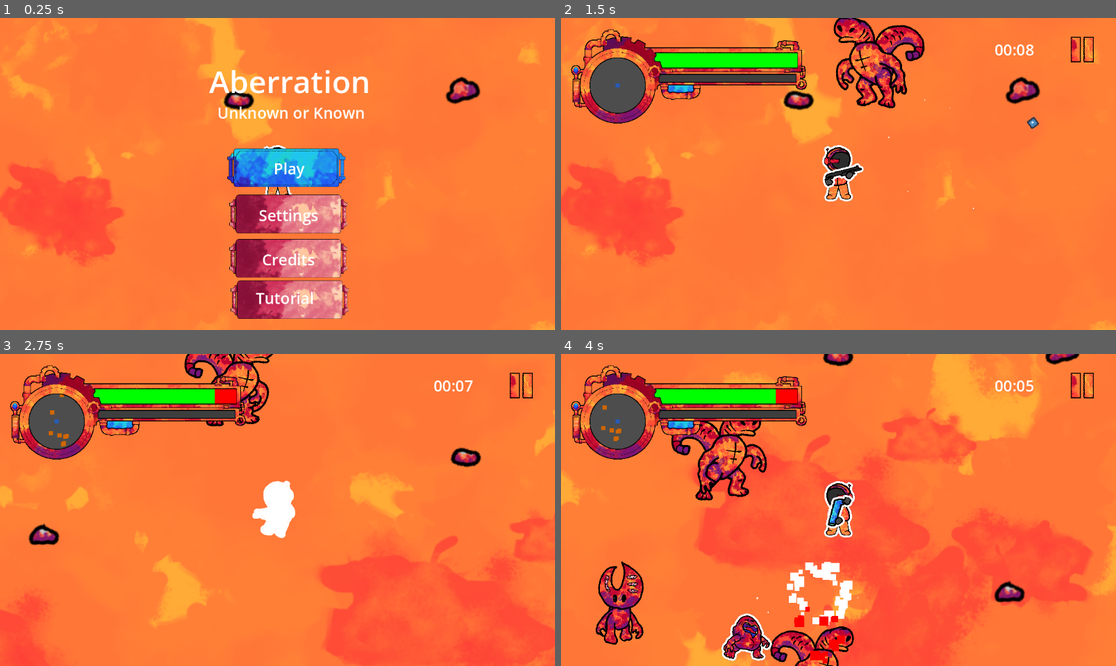
Above: before the commit, frames 1-4 (two rows, left to right).
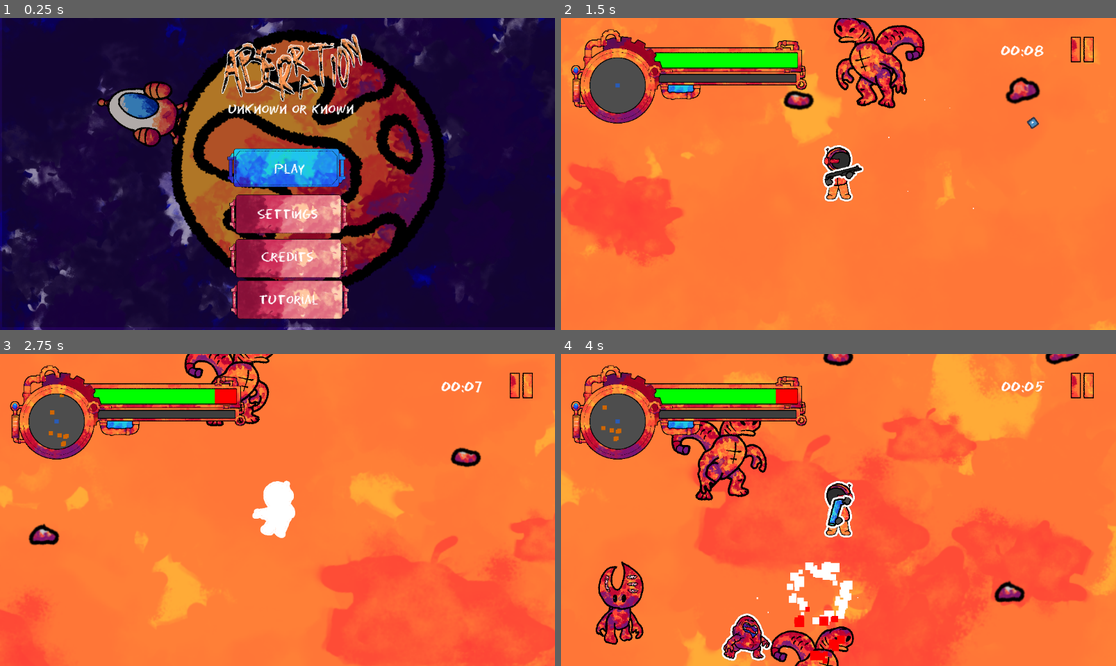
Above: after the commit, the same moments.

Repository: Dzadafa/Gamejam
Game: Godot game, scene res://scenes/world.tscn
The game is run twice, just before and just after one commit, with the same random seed, the same clock (stepped at 60 frames per second) and the same inputs. The engine's default icon, where the game draws it, is replaced by a stand-in: a white triangle on a blue panel in a dark square.
Inputs (mouse positions are in pixels of both pictures, inside the frame that each line leads up to):
- Up to frame 1 (0.25 s): no input
- Up to frame 2 (1.5 s): click (849, 167) at 0.5 s; move the mouse to (960, 158) at 1.27 s; press the mouse at (960, 158) at 1.28 s; hold Right (ui_right) from 1.28 s (still down)
- Up to frame 3 (2.75 s): move the mouse to (166, 525) at 2.02 s; release Right (ui_right) at 2.03 s; release the mouse at (166, 525) at 2.03 s; hold Down (ui_down) from 2.03 s (still down); right-click (166, 525) at 2.1 s; click (166, 525) at 2.3 s
- Up to frame 4 (4 s): move the mouse to (894, 441) at 2.77 s; release Down (ui_down) at 2.78 s; press the mouse at (894, 441) at 2.78 s; hold Right (ui_right) 2.78-3.53 s; move the mouse to (810, 572) at 3.52 s; release the mouse at (810, 572) at 3.53 s; hold Up (ui_up) from 3.53 s (still down); tap Q (switch_weapon) at 3.6 s; click (810, 572) at 3.8 s

The runs differ from the first frame. In frame 1, 91% of the frame differs, in the area x 0-100%, y 0-100%; in frame 2, 0.2%; in frame 3, 0.2%; in frame 4, 0.2%.

Commit message:
type shi:

Diff:
--- a/scenes/enemy.tscn
+++ b/scenes/enemy.tscn
@@ -8,6 +8,7 @@
 [ext_resource type="Texture2D" uid="uid://dmp8rrohgr55t" path="res://assets/gullible/left_arm.png" id="5_ipns3"]
 [ext_resource type="Texture2D" uid="uid://bvda1855tw327" path="res://assets/gullible/body.png" id="6_8qclf"]
 [ext_resource type="Texture2D" uid="uid://x8ork2h2gteg" path="res://assets/gullible/right_arm.png" id="7_w8i8w"]
+[ext_resource type="AudioStream" uid="uid://b3runha7hbwuu" path="res://assets/audio/sfx/monster_sound.mp3" id="9_ipns3"]
 
 [sub_resource type="ShaderMaterial" id="ShaderMaterial_ipns3"]
 shader = ExtResource("3_md484")
@@ -291,6 +292,21 @@
 "update": 0,
 "values": [0.04820977, -0.16320605999999999, -1.2822403]
 }
+tracks/10/type = "audio"
+tracks/10/imported = false
+tracks/10/enabled = true
+tracks/10/path = NodePath("AudioStreamEnemy")
+tracks/10/interp = 1
+tracks/10/loop_wrap = true
+tracks/10/keys = {
+"clips": [{
+"end_offset": 24.6,
+"start_offset": 4.6,
+"stream": ExtResource("9_ipns3")
+}],
+"times": PackedFloat32Array(0)
+}
+tracks/10/use_blend = true
 
 [sub_resource type="Shader" id="Shader_ur7pv"]
 code = "shader_type canvas_item;
@@ -827,30 +843,35 @@
 material = SubResource("ShaderMaterial_ipns3")
 
 [node name="LeftArm" type="Sprite2D" parent="Body/Node2D/CanvasGroup" unique_id=1432847223]
-position = Vector2(-48.853745, 0)
+position = Vector2(-48.7567, 3.0777667)
+rotation = -0.32375157
 scale = Vector2(0.12526602, 0.12526602)
 texture = ExtResource("5_ipns3")
 offset = Vector2(477.74884, 0.55874723)
 
 [node name="LeftFoot" type="Sprite2D" parent="Body/Node2D/CanvasGroup" unique_id=22295791]
-position = Vector2(-36.327145, 37.579803)
-scale = Vector2(0.12526602, 0.12526602)
+position = Vector2(-34.06878, 36.921516)
+rotation = 0.29582188
+scale = Vector2(0.12526603, 0.12526603)
 texture = ExtResource("3_nenq2")
 offset = Vector2(352.1725, -376.17026)
 
 [node name="RightFoot" type="Sprite2D" parent="Body/Node2D/CanvasGroup" unique_id=434789095]
-position = Vector2(28.811184, 41.337784)
+position = Vector2(31.176905, 36.568344)
+rotation = -0.22624741
 scale = Vector2(0.12526602, 0.12526602)
 texture = ExtResource("4_md484")
 offset = Vector2(-313.38208, -388.7279)
 
 [node name="Body" type="Sprite2D" parent="Body/Node2D/CanvasGroup" unique_id=1896565775]
+rotation = -0.06304136
 scale = Vector2(0.12526602, 0.12526602)
 texture = ExtResource("6_8qclf")
 offset = Vector2(-11.998886, -24.556526)
 
 [node name="RightArm" type="Sprite2D" parent="Body/Node2D/CanvasGroup" unique_id=794119485]
-position = Vector2(42.590446, -2.5053203)
+position = Vector2(42.348007, -5.183525)
+rotation = 0.7465916
 scale = Vector2(0.1252658, 0.1252658)
 texture = ExtResource("7_w8i8w")
 offset = Vector2(-438.95844, 25.674013)
--- a/scenes/gun.tscn
+++ b/scenes/gun.tscn
@@ -5,6 +5,7 @@
 [ext_resource type="Texture2D" uid="uid://di0wvuiya4yn1" path="res://assets/player/glove_left.png" id="4_6b133"]
 [ext_resource type="Texture2D" uid="uid://cu24b5ko0cqtt" path="res://assets/player/gun.png" id="4_qd4js"]
 [ext_resource type="Texture2D" uid="uid://m8gs4oiag6jt" path="res://assets/player/glove_right.png" id="5_haq8l"]
+[ext_resource type="AudioStream" uid="uid://orow5axlmdfk" path="res://assets/audio/sfx/laser_hit.mp3" id="6_haq8l"]
 
 [sub_resource type="ShaderMaterial" id="ShaderMaterial_haq8l"]
 shader = ExtResource("2_6b133")
@@ -177,4 +178,7 @@
 scale_amount_max = 20.0
 scale_amount_curve = SubResource("Curve_6b133")
 
+[node name="ShootSound" type="AudioStreamPlayer2D" parent="." unique_id=461954191]
+stream = ExtResource("6_haq8l")
+
 [connection signal="timeout" from="ReloadTimer" to="." method="_on_timer_timeout"]
--- a/scenes/main_menu_background.tscn
+++ b/scenes/main_menu_background.tscn
@@ -6,6 +6,21 @@
 [ext_resource type="Texture2D" uid="uid://84xikyg34kdo" path="res://assets/cutscenes/pod/body.png" id="4_huch7"]
 [ext_resource type="Texture2D" uid="uid://dl3n61iw5c0w4" path="res://assets/cutscenes/pod/left_shi.png" id="5_sij4v"]
 [ext_resource type="Texture2D" uid="uid://bjsup8w7ffy4j" path="res://assets/cutscenes/pod/right_shi.png" id="6_1rgf1"]
+
+[sub_resource type="GDScript" id="GDScript_os371"]
+resource_name = "animate"
+script/source = "extends Node2D
+
+
+# Called when the node enters the scene tree for the first time.
+func _ready() -> void:
+	$AnimationPlayer.play(\"iddle\")
+
+
+# Called every frame. 'delta' is the elapsed time since the previous frame.
+func _process(delta: float) -> void:
+	pass
+"
 
 [sub_resource type="Animation" id="Animation_0omyj"]
 length = 0.001
@@ -70,6 +85,7 @@
 }
 
 [node name="MainMenuBackground" type="Node2D" unique_id=2136661801]
+script = SubResource("GDScript_os371")
 
 [node name="UnknwonSpace" type="Sprite2D" parent="." unique_id=765833355]
 position = Vector2(585.00006, 334)
--- a/scenes/world.tscn
+++ b/scenes/world.tscn
@@ -5,17 +5,24 @@
 [ext_resource type="PackedScene" uid="uid://plsva74qyasj" path="res://scenes/player.tscn" id="1_f3sb7"]
 [ext_resource type="PackedScene" uid="uid://pp3klnapetqe" path="res://scenes/enemy_spawn.tscn" id="3_4wyf3"]
 [ext_resource type="Texture2D" uid="uid://c6l52qaif1eun" path="res://assets/cutscenes/bg/bg_fixfix.png" id="4_k0juu"]
-[ext_resource type="Script" uid="uid://b5jj6sw7xxf0m" path="res://scripts/canvas_ui_player.gd" id="6_qfnet"]
+[ext_resource type="Script" path="res://scripts/canvas_ui_player.gd" id="6_qfnet"]
 [ext_resource type="Shader" path="res://shaders/sprite_outline.gdshader" id="7_4mrxx"]
 [ext_resource type="Texture2D" uid="uid://x21653afs3f6" path="res://assets/UI/Pause_Button.png" id="7_7r4gi"]
 [ext_resource type="Texture2D" uid="uid://drl0krskisoov" path="res://assets/UI/Frame 1.png" id="9_7r4gi"]
 [ext_resource type="Texture2D" uid="uid://bf1mn5m0dtaru" path="res://assets/UI/Frame.png" id="10_e3hyu"]
-[ext_resource type="Script" uid="uid://dgqp4kma6ylc5" path="res://scripts/canvas_menu_pause.gd" id="10_jhx03"]
+[ext_resource type="Script" path="res://scripts/canvas_menu_pause.gd" id="10_jhx03"]
+[ext_resource type="FontFile" uid="uid://kj78a1a10xqv" path="res://assets/fonts/erasdust.ttf" id="10_oo54l"]
 [ext_resource type="Texture2D" uid="uid://dnaw15l4x17vo" path="res://assets/UI/Button_02.png" id="11_q5onr"]
 [ext_resource type="Texture2D" uid="uid://cu58km7lkaqbx" path="res://assets/UI/Switch_Off.png" id="13_o8fc1"]
 [ext_resource type="Texture2D" uid="uid://dbengqd6e8il2" path="res://assets/UI/Button_01.png" id="14_o8fc1"]
-[ext_resource type="Script" uid="uid://cc1nvupcuk2d1" path="res://scripts/canvas_menu_main.gd" id="14_xo05s"]
-[ext_resource type="Script" uid="uid://4xi0q5n0nh0r" path="res://scripts/canvas_restart_game.gd" id="16_dss4m"]
+[ext_resource type="Script" path="res://scripts/canvas_menu_main.gd" id="14_xo05s"]
+[ext_resource type="PackedScene" uid="uid://ct1cds5d54rwj" path="res://scenes/main_menu_background.tscn" id="15_pm21f"]
+[ext_resource type="FontFile" uid="uid://bu2v3e40iaqb2" path="res://assets/fonts/Eraser.ttf" id="16_7iits"]
+[ext_resource type="Script" path="res://scripts/canvas_restart_game.gd" id="16_dss4m"]
+[ext_resource type="AudioStream" uid="uid://r41vowvx3me3" path="res://assets/audio/bgm/old_city_theme_by_remaxim.ogg" id="17_7t5mc"]
+[ext_resource type="AudioStream" uid="uid://ddbual243kolw" path="res://assets/audio/bgm/delon_boomkin-tense-music-from-game-show-460826.mp3" id="18_lakw3"]
+[ext_resource type="Texture2D" uid="uid://dpos23jrgmkrm" path="res://assets/UI/title.png" id="18_oo54l"]
+[ext_resource type="LabelSettings" uid="uid://dtqrl5s5s88xp" path="res://fonts/subtitle.tres" id="21_kpybi"]
 
 [sub_resource type="Gradient" id="Gradient_4mrxx"]
 offsets = PackedFloat32Array(0.014851485, 1)
@@ -29,19 +36,43 @@
 shader_parameter/outline_color = Color(0, 0, 0, 1)
 shader_parameter/width = 5.0000002375
 
+[sub_resource type="LabelSettings" id="LabelSettings_xgqkh"]
+font = ExtResource("10_oo54l")
+font_size = 35
+
 [sub_resource type="ShaderMaterial" id="ShaderMaterial_7r4gi"]
 shader = ExtResource("7_4mrxx")
 shader_parameter/outline_color = Color(0, 0, 0, 1)
 shader_parameter/width = 5.0000002375
 
 [sub_resource type="LabelSettings" id="LabelSettings_jhx03"]
+font = ExtResource("16_7iits")
 font_size = 40
 
 [sub_resource type="LabelSettings" id="LabelSettings_o8fc1"]
+font = ExtResource("10_oo54l")
 font_size = 24
 
 [sub_resource type="LabelSettings" id="LabelSettings_xo05s"]
+font = ExtResource("10_oo54l")
 font_size = 24
+
+[sub_resource type="LabelSettings" id="LabelSettings_kpybi"]
+font = ExtResource("16_7iits")
+font_size = 25
+
+[sub_resource type="LabelSettings" id="LabelSettings_ctatt"]
+font = ExtResource("16_7iits")
+font_size = 25
+
+[sub_resource type="ShaderMaterial" id="ShaderMaterial_xgqkh"]
+shader = ExtResource("7_4mrxx")
+shader_parameter/outline_color = Color(1, 1, 1, 1)
+shader_parameter/width = 5.0000002375
+
+[sub_resource type="LabelSettings" id="LabelSettings_munwf"]
+font = ExtResource("10_oo54l")
+font_size = 50
 
 [sub_resource type="RectangleShape2D" id="RectangleShape2D_xo05s"]
 size = Vector2(3483, 559)
@@ -112,12 +143,13 @@
 texture_normal = ExtResource("7_7r4gi")
 
 [node name="LabelTimerEndGame" type="Label" parent="CanvasUIPlayer" unique_id=749441753]
-offset_left = 878.0
+offset_left = 895.0
 offset_top = 43.0
-offset_right = 1004.0
-offset_bottom = 88.0
+offset_right = 1021.0
+offset_bottom = 89.0
 theme_override_font_sizes/font_size = 32
 text = "23.59"
+label_settings = SubResource("LabelSettings_xgqkh")
 horizontal_alignment = 1
 vertical_alignment = 1
 
@@ -171,9 +203,9 @@
 scale = Vector2(0.6560872, 0.63847107)
 
 [node name="LabelPause" type="Label" parent="CanvasMenuPause" unique_id=1340870356]
-offset_left = 532.0
+offset_left = 518.0
 offset_top = 188.0
-offset_right = 657.0
+offset_right = 660.0
 offset_bottom = 243.0
 text = "PAUSE"
 label_settings = SubResource("LabelSettings_jhx03")
@@ -189,9 +221,9 @@
 horizontal_alignment = 1
 
 [node name="LabelSFX" type="Label" parent="CanvasMenuPause" unique_id=753144620]
-offset_left = 495.0
+offset_left = 500.0
 offset_top = 387.0
-offset_right = 545.0
+offset_right = 550.0
 offset_bottom = 422.0
 text = "SFX"
 label_settings = SubResource("LabelSettings_xo05s")
@@ -219,13 +251,8 @@
 visible = false
 script = ExtResource("14_xo05s")
 
-[node name="LabelTitleGame" type="Label" parent="CanvasMenuMain" unique_id=309188428]
-offset_left = 434.0
-offset_top = 87.0
-offset_right = 768.0
-offset_bottom = 186.0
-theme_override_font_sizes/font_size = 64
-text = "Aberration"
+[node name="MainMenuBackground" parent="CanvasMenuMain" unique_id=2136661801 instance=ExtResource("15_pm21f")]
+position = Vector2(4, -11)
 
 [node name="LabelTagGame" type="Label" parent="CanvasMenuMain" unique_id=45470097]
 offset_left = 451.0
@@ -234,6 +261,8 @@
 offset_bottom = 219.0
 theme_override_font_sizes/font_size = 32
 text = "Unknown or Known"
+label_settings = SubResource("LabelSettings_kpybi")
+horizontal_alignment = 1
 
 [node name="TextureButtonPlay" type="TextureButton" parent="CanvasMenuMain" unique_id=1570680559]
 offset_left = 471.99997
@@ -274,36 +303,46 @@
 offset_bottom = 339.0
 theme_override_font_sizes/font_size = 32
 text = "Play"
+label_settings = SubResource("LabelSettings_ctatt")
 horizontal_alignment = 1
 vertical_alignment = 1
 
 [node name="LabelSettings" type="Label" parent="CanvasMenuMain" unique_id=158564507]
-offset_left = 507.0
-offset_top = 384.0
-offset_right = 692.0
-offset_bottom = 436.0
+offset_left = 505.0
+offset_top = 381.0
+offset_right = 690.0
+offset_bottom = 433.0
 theme_override_font_sizes/font_size = 32
 text = "Settings"
+label_settings = SubResource("LabelSettings_ctatt")
 horizontal_alignment = 1
 vertical_alignment = 1
 
 [node name="LabelCredits" type="Label" parent="CanvasMenuMain" unique_id=1258543840]
-offset_left = 507.0
-offset_top = 476.0
-offset_right = 692.0
-offset_bottom = 528.0
+offset_left = 505.0
+offset_top = 470.0
+offset_right = 690.0
+offset_bottom = 522.0
 theme_override_font_sizes/font_size = 32
 text = "Credits"
-horizontal_alignment = 1
-vertical_alignment = 1
+label_settings = SubResource("LabelSettings_ctatt")
+horizontal_alignment = 1
+vertical_alignment = 1
+
+[node name="Title" type="Sprite2D" parent="CanvasMenuMain" unique_id=265095305]
+material = SubResource("ShaderMaterial_xgqkh")
+position = Vector2(606, 110)
+scale = Vector2(0.24322459, 0.24322459)
+texture = ExtResource("18_oo54l")
 
 [node name="LabelTutorial" type="Label" parent="CanvasMenuMain" unique_id=1337109676]
-offset_left = 499.0
-offset_top = 556.0
-offset_right = 684.0
-offset_bottom = 608.0
+offset_left = 508.0
+offset_top = 559.0
+offset_right = 693.0
+offset_bottom = 611.0
 theme_override_font_sizes/font_size = 32
 text = "Tutorial"
+label_settings = SubResource("LabelSettings_ctatt")
 horizontal_alignment = 1
 vertical_alignment = 1
 
@@ -319,6 +358,7 @@
 offset_bottom = 186.0
 theme_override_font_sizes/font_size = 64
 text = "Gitu aja Kalah?"
+label_settings = SubResource("LabelSettings_munwf")
 horizontal_alignment = 1
 vertical_alignment = 1
 
@@ -329,6 +369,7 @@
 offset_bottom = 219.0
 theme_override_font_sizes/font_size = 32
 text = "main yang seirus"
+label_settings = ExtResource("21_kpybi")
 horizontal_alignment = 1
 vertical_alignment = 1
 
@@ -355,6 +396,7 @@
 offset_bottom = 339.0
 theme_override_font_sizes/font_size = 32
 text = "Play"
+label_settings = ExtResource("21_kpybi")
 horizontal_alignment = 1
 vertical_alignment = 1
 
@@ -365,6 +407,7 @@
 offset_bottom = 443.0
 theme_override_font_sizes/font_size = 32
 text = "Exit"
+label_settings = ExtResource("21_kpybi")
 horizontal_alignment = 1
 vertical_alignment = 1
 
@@ -396,6 +439,14 @@
 position = Vector2(2571, -61)
 rotation = 1.5707964
 shape = SubResource("RectangleShape2D_xo05s")
+
+[node name="MenuBGM" type="AudioStreamPlayer" parent="." unique_id=909697609]
+process_mode = 3
+stream = ExtResource("17_7t5mc")
+
+[node name="GameBGM" type="AudioStreamPlayer" parent="." unique_id=222213005]
+process_mode = 3
+stream = ExtResource("18_lakw3")
 
 [connection signal="pressed" from="CanvasUIPlayer/TextureButtonMenuPause" to="CanvasUIPlayer" method="_on_texture_button_menu_pause_pressed"]
 [connection signal="pressed" from="CanvasMenuPause/TextureButtonExit" to="CanvasMenuPause" method="_on_texture_button_exit_pressed"]
--- a/scripts/gun.gd
+++ b/scripts/gun.gd
@@ -7,6 +7,7 @@
 @onready var click_particle = $ClickParticleMouse
 @onready var gun_sprite = $CanvasGroup/Gun
 @onready var ray_gun_particle = $RayGunParticle
+@onready var shoot_sound = $ShootSound
 
 
 var shoot_gun = preload("res://assets/player/gun.png")
@@ -74,6 +75,8 @@
 
 	var bullet = BulletPoolManager.get_bullet()
 	if bullet != null:
+		shoot_sound.play()
+		get_tree().create_timer(0.5).timeout.connect(shoot_sound.stop)
 		var shoot_direction = (bullet_target_position.global_position - bullet_spawn_position.global_position).normalized()
 
 		isShooting = false
--- a/scripts/world.gd
+++ b/scripts/world.gd
@@ -8,12 +8,16 @@
 @onready var player = $Player
 @onready var RadarMinimap = $RadarMinimap
 
+@onready var menu_bgm = $MenuBGM
+@onready var game_bgm = $GameBGM
+
 var is_game_started: bool = false
 
 func _ready() -> void:
 	show_main_menu()
 	RadarMinimap.hide()
 	SignalBus.player_died.connect(_on_player_died)
+
 func show_main_menu() -> void:
 	is_game_started = false
 
@@ -23,6 +27,9 @@
 	ui_player.hide()
 
 	get_tree().paused = true
+	game_bgm.stop()
+	if not menu_bgm.playing:
+		menu_bgm.play()
 
 func start_game() -> void:
 	is_game_started = true
@@ -31,6 +38,9 @@
 	ui_player.show()
 	RadarMinimap.show()
 	get_tree().paused = false
+	menu_bgm.stop()
+	if not game_bgm.playing:
+		game_bgm.play()
 
 func pause_game() -> void:
 	menu_pause.show()
@@ -50,3 +60,4 @@
 	RadarMinimap.hide()
 	menu_restart_game.show()
 	get_tree().paused = true
+	game_bgm.stop()
Binary file added: assets/UI/title.png
Not shown, added: assets/UI/title.png.import
Not shown, added: assets/audio/bgm/delon_boomkin-tense-music-from-game-show-460826.mp3.import
Not shown, added: assets/audio/bgm/delon_boomkin-tense-music-from-game-show-460826.mp3
